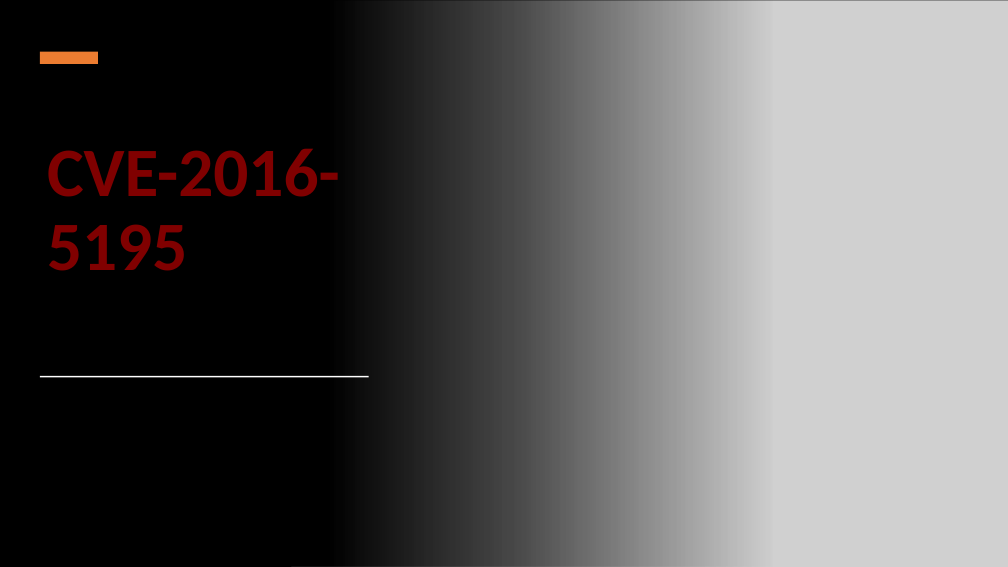
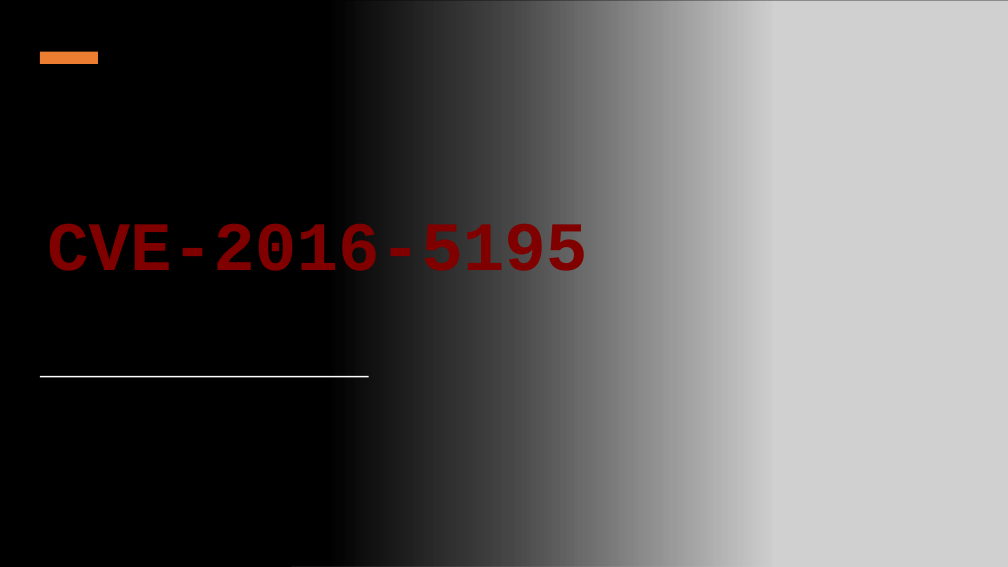
Before and after one commit to potampotam/linux, a slide deck: slide 1 of Dirtyc0w/CVE-2016-5195.pptx. Drawn at 1008x567 pixels with LibreOffice and Linux fonts; fonts in the diff are those of the drawing; grey boxes stand for pictures. Boxes give left, top, right and bottom in pixels: in the first picture for what was removed or moved away, otherwise in the second. Text is boxed around its words. In the diff, an @@ line names an element or a change of style, - is before the commit and + after.

```diff
--- a/Dirtyc0w/CVE-2016-5195.pptx
+++ b/Dirtyc0w/CVE-2016-5195.pptx
@@ title "CVE-2016-5195" at (47, 220, 587, 289): font Calibri to Courier New @@
```
Also in this commit, not shown: 1 other slide changed, 9 slides added, 1 other file.
